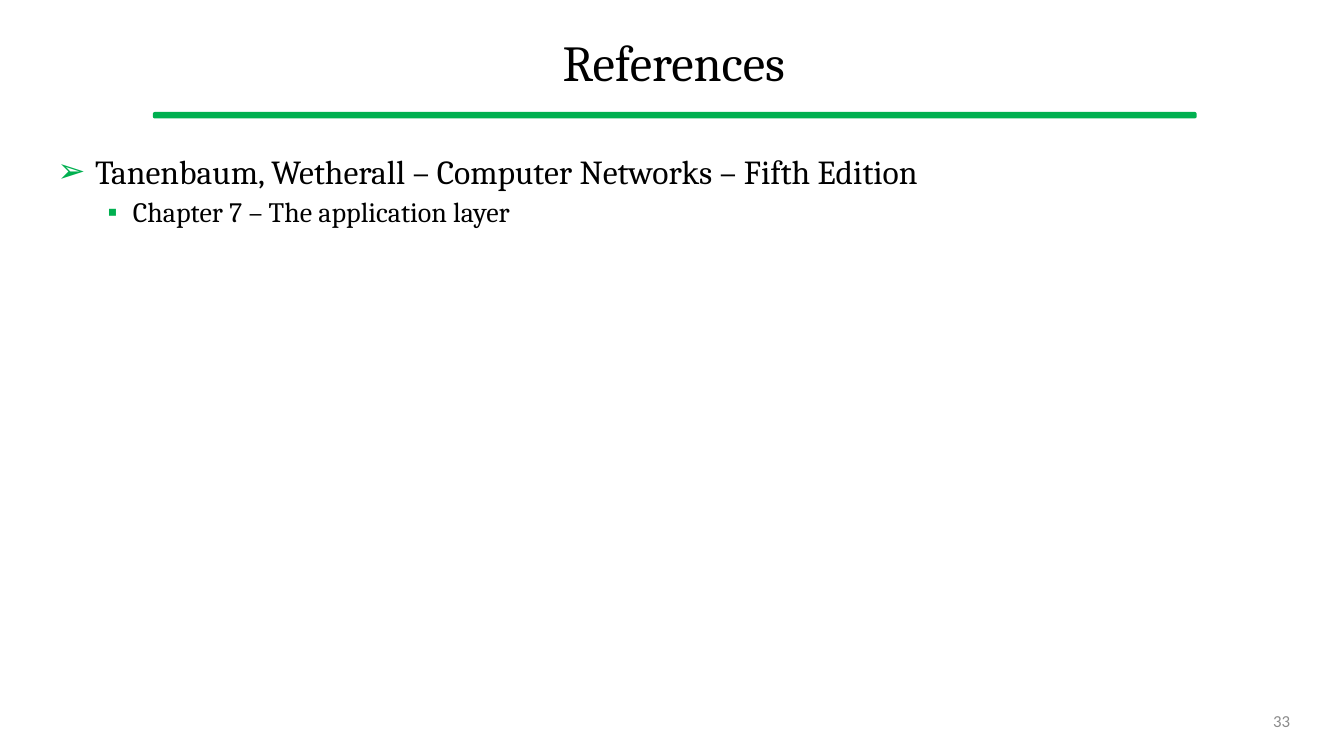
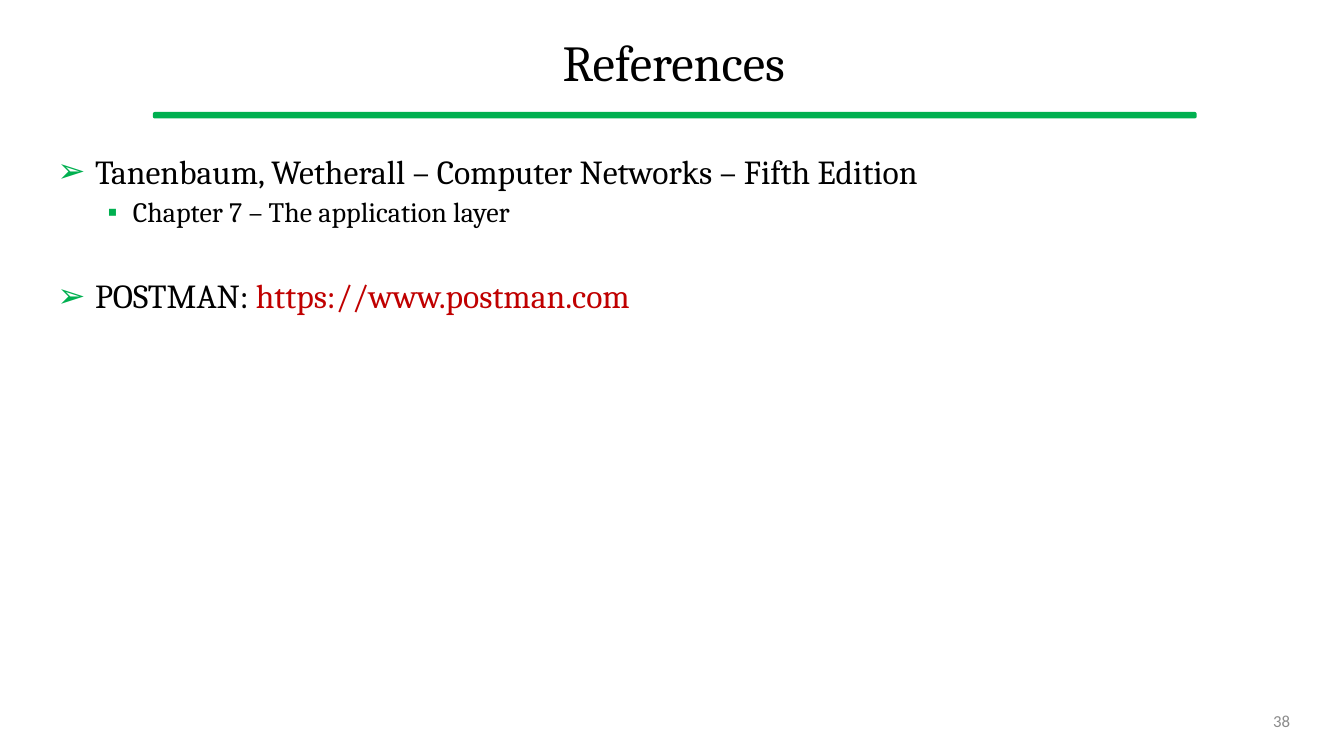
Before and after one commit to gcappon/bwthw, a slide deck: slide 38 of theory_05-http/theory_05-http.pptx (slide 33 before the commit). Drawn at 1344x756 pixels with LibreOffice and Linux fonts; fonts in the diff are those of the drawing. Boxes give left, top, right and bottom in pixels: in the first picture for what was removed or moved away, otherwise in the second. Text is boxed around its words. In the diff, an @@ line names an element or a change of style, - is before the commit and + after.

```diff
--- a/theory_05-http/theory_05-http.pptx
+++ b/theory_05-http/theory_05-http.pptx
@@ text at bbox=[95, 284, 630, 315]: paragraph added @@
+➢ POSTMAN: https://www.postman.com
@@ page number at bbox=[1273, 715, 1290, 727]: text changed @@
-33
+38
```
Also in this commit, not shown: 9 other slides changed, 7 slides added, 2 slides removed, 12 other files.
